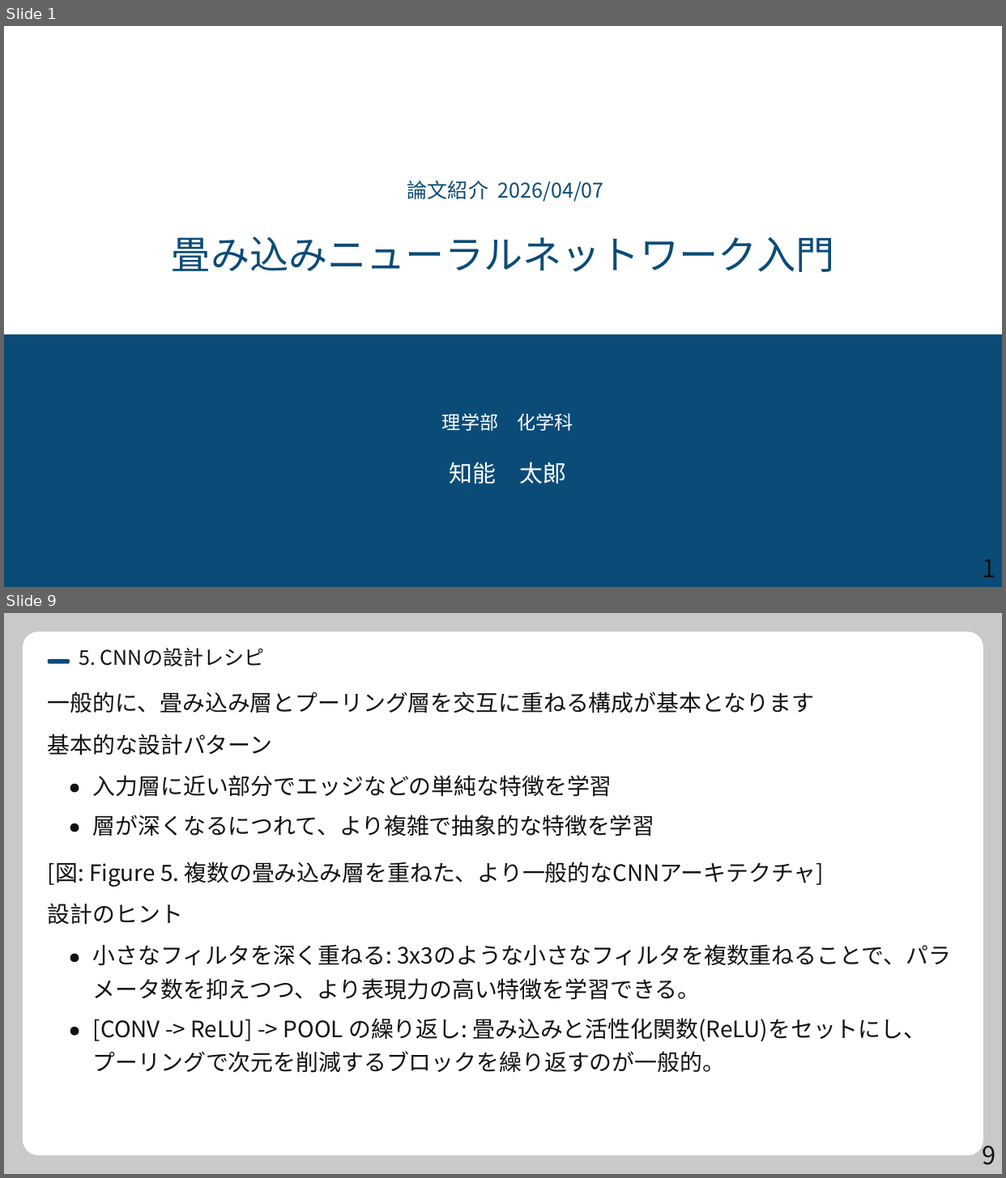
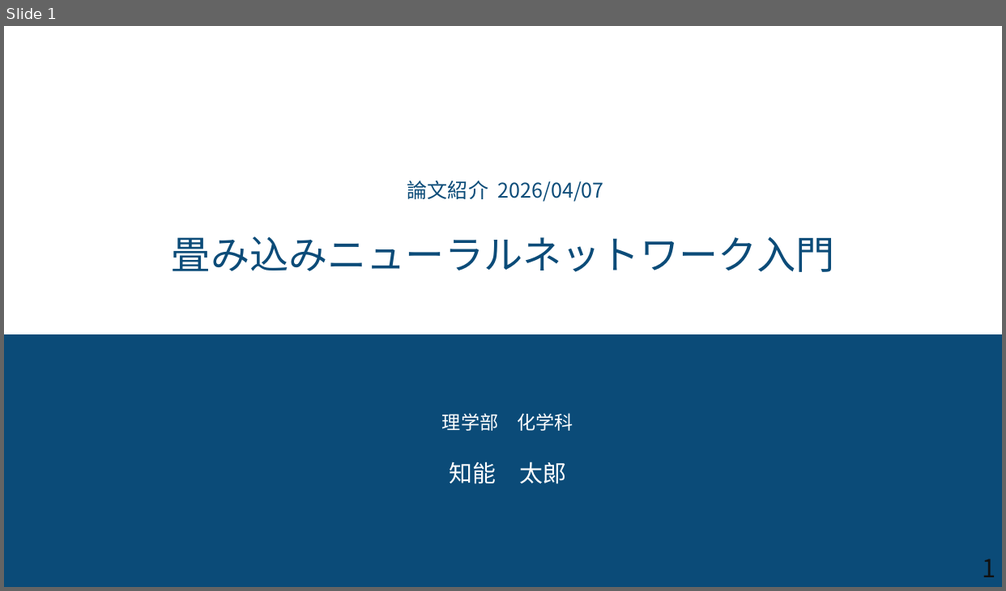
Before and after one commit to syarasyoujyu/create_presentation, a slide deck: data/CNN/step2.pptx. Shown one above the other, each under a label of ours: slides 1 and 9 before the commit, slide 1 after it; the slides between them are not shown. The pictures are 1006x1178 and 1006x591 pixels, drawn with LibreOffice and Linux fonts; fonts in the diff are those of the drawing. Boxes give left, top, right and bottom in pixels: in the first picture for what was removed or moved away, otherwise in the second. Text is boxed around its words. In the diff, an @@ line names an element or a change of style, - is before the commit and + after.

Commit message:
フォントサイズを考慮しながら、数式追加できるように調整

```diff
--- a/data/CNN/step2.pptx
+++ b/data/CNN/step2.pptx
@@ slide 9 removed at (x1=4, y1=613, x2=1002, y2=1174), background #FFFFFF @@
@@ freeform shape removed at (x1=4, y1=613, x2=1002, y2=1174) @@
@@ freeform shape removed at (x1=4, y1=613, x2=1002, y2=1174) @@
@@ freeform shape removed at (x1=23, y1=632, x2=983, y2=1156) @@
@@ freeform shape removed at (x1=48, y1=658, x2=69, y2=663) @@
@@ text removed at (x1=79, y1=648, x2=265, y2=666) @@
-5. CNNの設計レシピ
@@ text removed at (x1=48, y1=692, x2=814, y2=713) @@
-一般的に、畳み込み層とプーリング層を交互に重ねる構成が基本となります
@@ text removed at (x1=48, y1=734, x2=272, y2=756) @@
-基本的な設計パターン
@@ text removed at (x1=93, y1=775, x2=612, y2=797) @@
-入力層に近い部分でエッジなどの単純な特徴を学習
@@ freeform shape removed at (x1=70, y1=784, x2=79, y2=792) @@
@@ freeform shape removed at (x1=70, y1=824, x2=79, y2=832) @@
@@ text removed at (x1=93, y1=815, x2=655, y2=837) @@
-層が深くなるにつれて、より複雑で抽象的な特徴を学習
@@ text removed at (x1=48, y1=862, x2=825, y2=887) @@
-[図: Figure 5. 複数の畳み込み層を重ねた、より一般的なCNNアーキテクチャ]
@@ text removed at (x1=48, y1=903, x2=183, y2=925) @@
-設計のヒント
@@ text removed at (x1=93, y1=944, x2=950, y2=966) @@
-小さなフィルタを深く重ねる: 3x3のような小さなフィルタを複数重ねることで、パラ
@@ freeform shape removed at (x1=70, y1=954, x2=79, y2=962) @@
@@ text removed at (x1=93, y1=978, x2=700, y2=1000) @@
-メータ数を抑えつつ、より表現力の高い特徴を学習できる。
@@ text removed at (x1=93, y1=1018, x2=927, y2=1042) @@
-[CONV -> ReLU] -> POOL の繰り返し: 畳み込みと活性化関数(ReLU)をセットにし、
@@ freeform shape removed at (x1=70, y1=1027, x2=79, y2=1035) @@
@@ text removed at (x1=93, y1=1051, x2=725, y2=1073) @@
-プーリングで次元を削減するブロックを繰り返すのが一般的。
@@ text removed at (x1=982, y1=1139, x2=995, y2=1165) @@
-9
```
Also in this commit, not shown: 6 slides changed, 5 slides added, 3 other slides removed, 16 other files.
